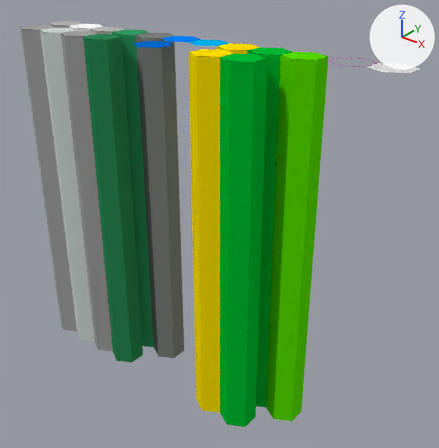
A saved change to the Blender file Assets/Blend Files/Tiles.blend.
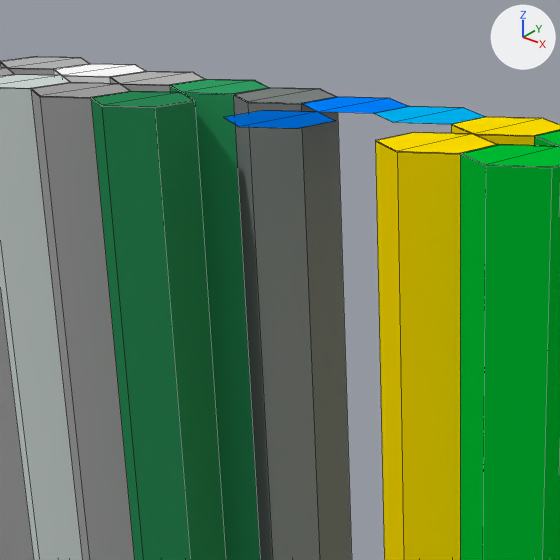
The first picture shows the older version from a camera (50 mm lens) standing at (17.6, -23.4, 5.0) and looking at (-1.3, 0.2, -9.7). The close-ups show both versions on the part from 11% to 59% of the width and 0% to 46% of the height of that picture; other places that the commit changed are outside them. Arrows for +X, +Y and +Z are at upper right; the lights stay in place. The close-ups show mesh edges as thin lines.

The scene before the commit, as lines of its bpy script (objects in view):
```python
me_circle_004 = bpy.data.meshes.new('Circle.004')
me_circle_004.from_pydata(...)  # 24 vertices, 20 faces; spans x -0.9..0.9, y -1.0..1.0, z -20.0..0.0
me_circle_004.materials.append(mat_material)  # picture img_tilecolors
me_circle_013 = bpy.data.meshes.new('Circle.013')
me_circle_013.from_pydata(...)  # 24 vertices, 20 faces; spans x -0.9..0.9, y -1.0..1.0, z -20.0..0.0
me_circle_013.materials.append(mat_material)  # picture img_tilecolors
me_circle_014 = bpy.data.meshes.new('Circle.014')
me_circle_014.from_pydata(...)  # 24 vertices, 20 faces; spans x -0.9..0.9, y -1.0..1.0, z -20.0..0.0
me_circle_014.materials.append(mat_material)  # picture img_tilecolors
ob_deepmountaintile = bpy.data.objects.new('DeepMountainTile', me_circle_013)
ob_deepmountaintile.location = (-9.0, -2.0, 0.0)
ob_deepsnowtile = bpy.data.objects.new('DeepSnowTile', me_circle_014)
ob_deepsnowtile.location = (-10.8, -2.0, 0.0)
ob_hilltile = bpy.data.objects.new('HillTile', me_circle_004)
ob_hilltile.location = (-7.2, 0.0, 0.0)
# also in view: 'DeepForestTile' at (1.8, -2.0, -10.0); 'SnowTile' at (-10.8, 0.0, -10.0); 'OceanTile' at (-3.6, 0.0, 0.0); 'DesertTile' at (0.0, 0.0, -10.0); 'DeepOceanTile' at (-3.6, -2.0, 0.0)
```
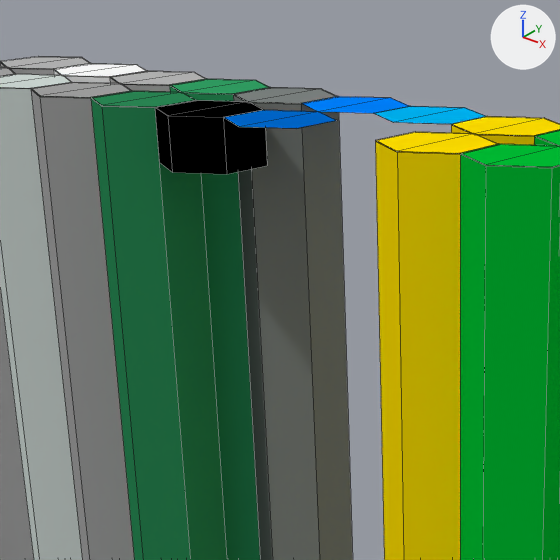
The newer file is also turned or shifted as a whole; pictures and numbers use the older file's frame.

What differs and where, as boxes [x1, y1, x2, y2] in the close-ups (560 x 560 px):
```json
{"object": "CloudTile", "change": "added", "after": [155, 100, 267, 174], "on screen": "black"}
```

The change, as JSON lines over the scene's bpy script:
```json
{"op": "add", "block": "me_circle_017", "code": ["me_circle_017 = bpy.data.meshes.new('Circle.017')", "me_circle_017.from_pydata(...)  # 18 vertices, 14 faces; spans x -0.9..0.9, y 0.0..1.0, z -1.02..1.02", "me_circle_017.materials.append(mat_material)  # picture img_tilecolors"]}
{"op": "add", "block": "ob_cloudtile", "code": ["ob_cloudtile = bpy.data.objects.new('CloudTile', me_circle_017)", "ob_cloudtile.location = (-5.4, -1.99, 0.0)", "ob_cloudtile.rotation_euler = (-1.571, 0.0, 0.0)  # degrees (-90, 0, 0)"]}
```
